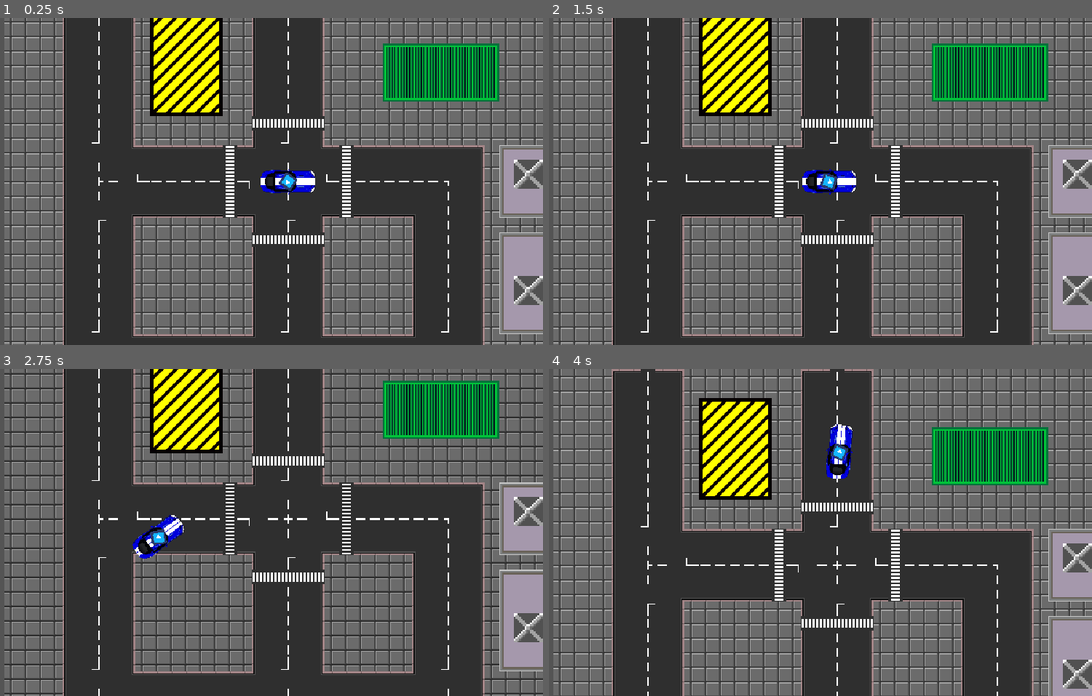
Above: before the commit, frames 1-4 (two rows, left to right).
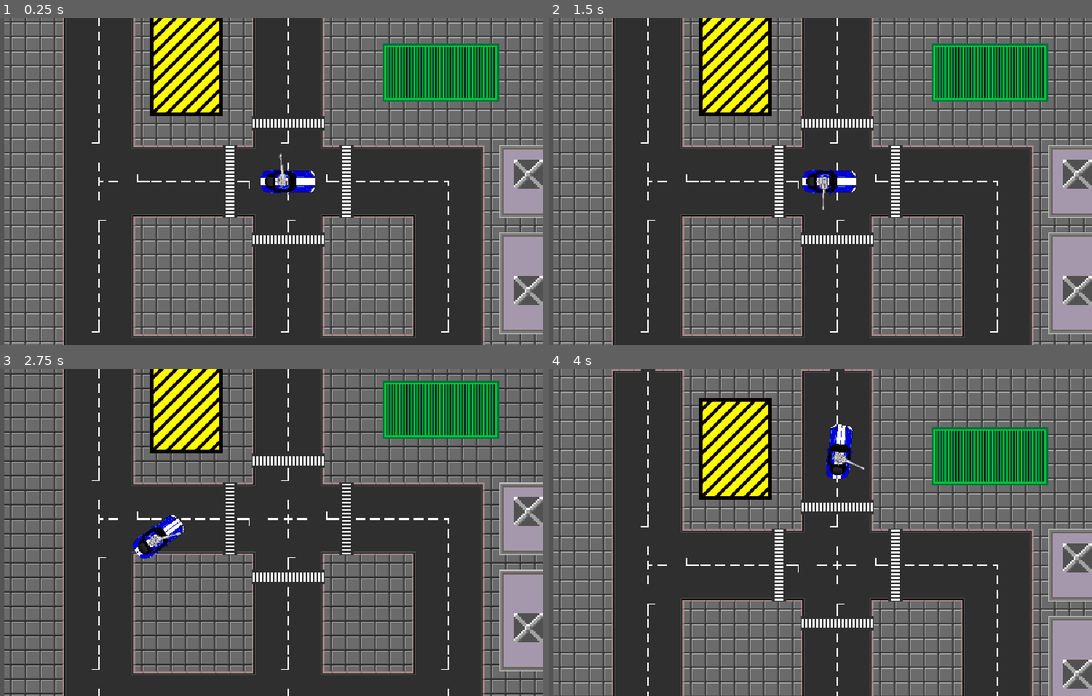
Above: after the commit, the same moments.

Repository: RabbleTeam/BurningHorizonSSS
Game: Godot game, scene res://World/Master_TestWorld.tscn
Same seed, same stepped clock (60 frames per second), same inputs: the game is played once before the commit and once after it. The engine's default icon, where the game draws it, is replaced by a stand-in: a white triangle on a blue panel in a dark square.
Inputs (mouse positions are in pixels of both pictures, inside the frame that each line leads up to):
- Up to frame 1 (0.25 s): no input
- Up to frame 2 (1.5 s): move the mouse to (929, 165) at 0.52 s; hold D (right) 0.53-1.28 s; move the mouse to (684, 197) at 1.27 s; hold S (backward) from 1.28 s (still down)
- Up to frame 3 (2.75 s): move the mouse to (309, 460) at 2.02 s; release S (backward) at 2.03 s; hold D (right) from 2.03 s (still down)
- Up to frame 4 (4 s): move the mouse to (771, 597) at 2.77 s; release D (right) at 2.78 s; hold W (forward) 2.78-3.53 s; move the mouse to (977, 581) at 3.52 s; hold A (left) from 3.53 s (still down)

The runs differ from the first frame. In frame 1, 0.2% of the frame differs, in the area x 50-55%, y 41-53%; in frame 2, 0.2%; in frame 3, 0.2%; in frame 4, 0.2%, in the area x 51-59%, y 22-31%.

Commit message:
Added some sprites, fixed player, updated collision masks

Diff:
--- a/Cars/Player/Player.gd
+++ b/Cars/Player/Player.gd
@@ -18,7 +18,7 @@
 export (float) var traction_slow = 0.5
 export (float) var gun_cooldown
 export (int) var max_health
-export (int) var gun_speed = 30
+export (int) var gun_speed = 7
 
 var health = max_health
 var acceleration = Vector2.ZERO
@@ -37,10 +37,10 @@
 #Работает криво, пофиксить
 func _process(delta):
 	#Мягкое вращение оружия
-#	var target_dir = (get_global_mouse_position() - global_position).normalized()
-#	var current_dir = Vector2(1, 0).rotated(gun.global_rotation)
-#	gun.global_rotation = current_dir.linear_interpolate(target_dir, gun_speed * delta).angle()
-	gun.look_at(get_global_mouse_position() + Vector2(90, 0))
+	var target_dir = (get_global_mouse_position() - global_position).normalized()
+	var current_dir = Vector2(1, 0).rotated(gun.global_rotation)
+	gun.global_rotation = current_dir.linear_interpolate(target_dir, gun_speed * delta).angle()
+	#gun.look_at(get_global_mouse_position())
 
 
 func _physics_process(delta):
--- a/Cars/Player/Player.tscn
+++ b/Cars/Player/Player.tscn
@@ -1,9 +1,10 @@
-[gd_scene load_steps=6 format=2]
+[gd_scene load_steps=7 format=2]
 
 [ext_resource path="res://Cars/Car.tscn" type="PackedScene" id=1]
 [ext_resource path="res://Cars/Player/Player.png" type="Texture" id=2]
 [ext_resource path="res://Cars/Player/Player.gd" type="Script" id=3]
-[ext_resource path="res://icon.png" type="Texture" id=4]
+[ext_resource path="res://Cars/Weapons/Gun.png" type="Texture" id=4]
+[ext_resource path="res://Cars/Weapons/GunBase.png" type="Texture" id=5]
 
 [sub_resource type="CapsuleShape2D" id=1]
 radius = 11.842
@@ -20,16 +21,22 @@
 scale = Vector2( 0.35, 0.35 )
 texture = ExtResource( 2 )
 
-[node name="CollisionShape2D" parent="." index="1"]
+[node name="GunBase" type="Sprite" parent="." index="1"]
+position = Vector2( -7, 0 )
+scale = Vector2( 0.5, 0.5 )
+texture = ExtResource( 5 )
+
+[node name="CollisionShape2D" parent="." index="2"]
 rotation = 1.5708
 shape = SubResource( 1 )
 
-[node name="Gun" parent="." index="2"]
-rotation = 1.5708
-scale = Vector2( 0.25, 0.25 )
+[node name="Gun" parent="." index="3"]
+position = Vector2( -6, 0 )
+scale = Vector2( 0.5, 0.5 )
 texture = ExtResource( 4 )
+offset = Vector2( 26, 0 )
 
 [node name="Muzzle" parent="Gun" index="0"]
-position = Vector2( 64, 0 )
+position = Vector2( 62, 0 )
 
-[node name="RemoteTransform2D" type="RemoteTransform2D" parent="." index="4"]
+[node name="RemoteTransform2D" type="RemoteTransform2D" parent="." index="5"]
--- a/World/Master_TestWorld.tscn
+++ b/World/Master_TestWorld.tscn
@@ -54,11 +54,12 @@
 handle_input_locally = false
 msaa = 2
 disable_3d = true
+usage = 0
 render_target_update_mode = 3
 
 [node name="TestWorld" parent="ViewportContainer/Viewport" instance=ExtResource( 1 )]
 
-[node name="RemoteTransform2D" parent="ViewportContainer/Viewport/TestWorld/Player" index="4"]
+[node name="RemoteTransform2D" parent="ViewportContainer/Viewport/TestWorld/Player" index="5"]
 remote_path = NodePath("../../Camera2D")
 
 [node name="Camera2D" type="Camera2D" parent="ViewportContainer/Viewport/TestWorld"]
--- a/World/TestWorld.tscn
+++ b/World/TestWorld.tscn
@@ -1246,6 +1246,7 @@
 tile_set = SubResource( 1 )
 cell_size = Vector2( 16, 16 )
 cell_custom_transform = Transform2D( 16, 0, 0, 16, 0, 0 )
+collision_mask = 0
 format = 1
 tile_data = PoolIntArray( 65535, 0, 0, 0, 0, 1, 1, 0, 1, 2, 0, 1, 3, 0, 2, 4, 1, 0, 5, 1, 0, 6, 1, 0, 7, 1, 0, 8, 1, 0, …(15222 unchanged characters)…
 
@@ -1253,6 +1254,7 @@
 tile_set = SubResource( 2 )
 cell_size = Vector2( 16, 16 )
 cell_custom_transform = Transform2D( 16, 0, 0, 16, 0, 0 )
+collision_mask = 0
 format = 1
 tile_data = PoolIntArray( 65531, 17, 0, 65532, 17, 0, 65533, 17, 0, 65534, 17, 0, 1, 0, 0, 4, 17, 0, 5, 17, 0, 6, 17, 0 …(12325 unchanged characters)…
 
@@ -1277,6 +1279,7 @@
 cell_size = Vector2( 32, 32 )
 cell_quadrant_size = 32
 cell_custom_transform = Transform2D( 32, 0, 0, 32, 0, 0 )
+collision_mask = 0
 format = 1
 tile_data = PoolIntArray( 393231, 1, 0, 655375, 1, 0, 786463, 1, 0, 1048582, 1, 0, 1048584, 1, 0, 1048589, 1, 0, 1048591, 0, 0, 1376286, 1, 0, 1441822, 1, 0, 1441823, 1, 0, 2031646, 1, 0, 2031647, 1, 0, 2097178, 1, 0, 2097182, 1, 0, 2097183, 1, 0 )
 
--- a/project.godot
+++ b/project.godot
@@ -84,6 +84,7 @@
 2d_physics/layer_1="World"
 2d_physics/layer_2="Player"
 2d_physics/layer_3="Enemy"
+2d_physics/layer_4="Projectiles"
 
 [rendering]
 
Binary file added: Cars/Weapons/Gun.png
Not shown, added: Cars/Weapons/Gun.png.import
Binary file added: Cars/Weapons/GunBase.png
Not shown, added: Cars/Weapons/GunBase.png.import
Binary file added: Projectiles/Bullet.png
Not shown, added: Projectiles/Bullet.png.import
Binary file added: Projectiles/Trails/TrailBasic.png
Not shown, added: Projectiles/Trails/TrailBasic.png.import
